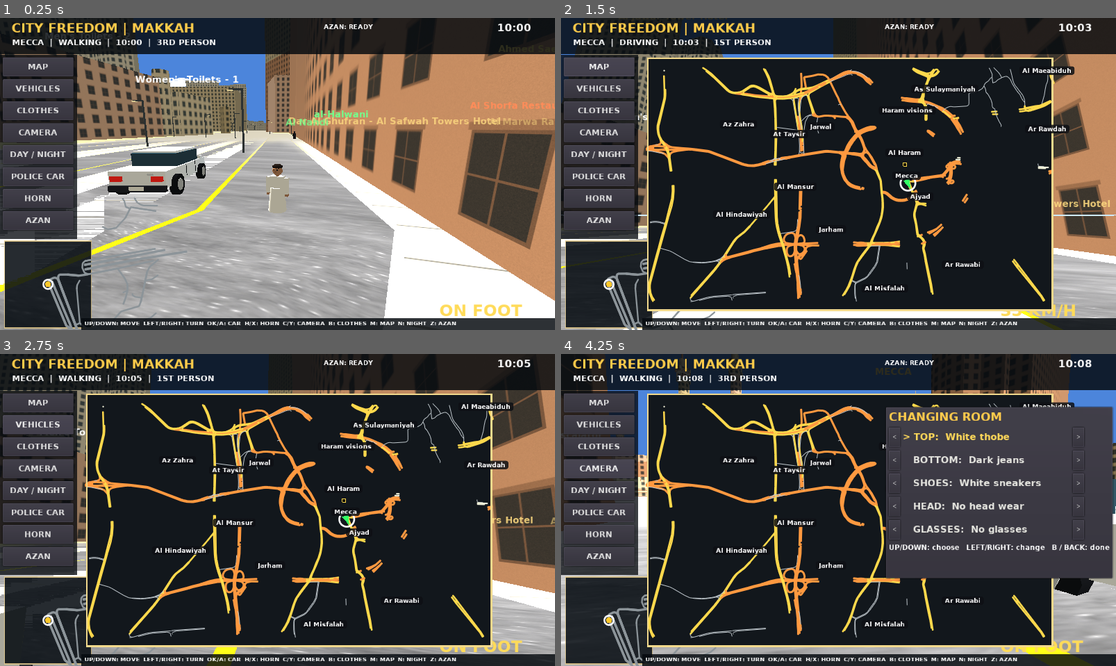
Above: before the commit, frames 1-4 (two rows, left to right).
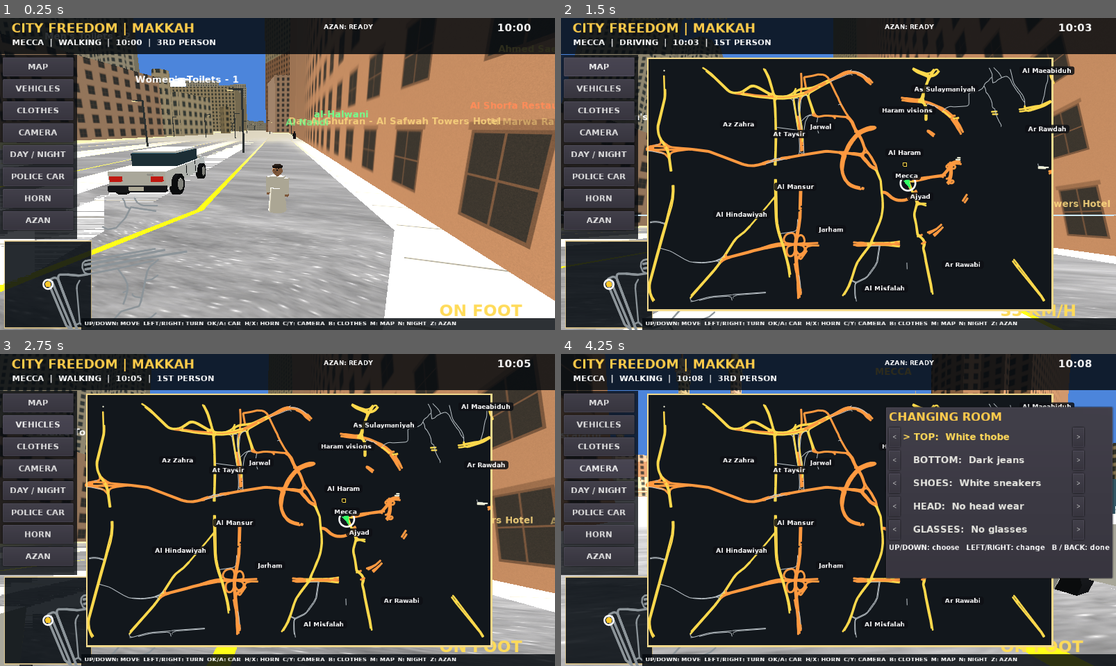
Above: after the commit, the same moments.

Repository: malik5785/FreedomCity
Game: Godot game, scene res://main.tscn
Same seed, same stepped clock (60 frames per second), same inputs: the game is played once before the commit and once after it.
Inputs (mouse positions are in pixels of both pictures, inside the frame that each line leads up to):
- Up to frame 1 (0.25 s): no input
- Up to frame 2 (1.5 s): tap Enter at 0.5 s; move the mouse to (866, 174) at 0.52 s; hold Up 0.53-1.25 s; tap C at 0.6 s; click "MAP" at 1.25 s
- Up to frame 3 (2.75 s): click "VEHICLES" at 2 s
- Up to frame 4 (4.25 s): click "CLOTHES" at 2.75 s; click "CAMERA" at 3.5 s

The runs differ from the first frame. In frame 1, less than 0.1% of the frame differs, in the area x 0-100%, y 0-100%; in frame 2, nothing differs; in frame 3, less than 0.1%; in frame 4, less than 0.1%.
Error after the commit: Trying to assign value of type 'Nil' to a variable of type 'Vector3'. (res://main.gd:2193)

Commit message:
Reduce expensive environment updates while keeping movement at physics tick

Diff:
--- a/main.gd
+++ b/main.gd
@@ -91,6 +91,7 @@
 var render_chunks := []
 var render_cull_clock := 0.0
 var hud_update_clock := 0.0
+var environment_update_clock := 0.0
 var joystick_axes := {}
 var joystick_device := -1
 const RENDER_RANGE_SQ := 800.0 * 800.0
@@ -2085,7 +2086,10 @@
 		_cull_render_chunks()
 	if selftest and frame_count > 240:
 		get_tree().quit()
-	_update_time(delta)
+	environment_update_clock += delta
+	if environment_update_clock >= 0.10:
+		_update_time(environment_update_clock)
+		environment_update_clock = 0.0
 	# move_and_slide uses the engine physics timestep, so cars and pedestrians
 	# must be advanced on every physics tick (10 Hz made them ~6x slower).
 	_advance_traffic(delta)
